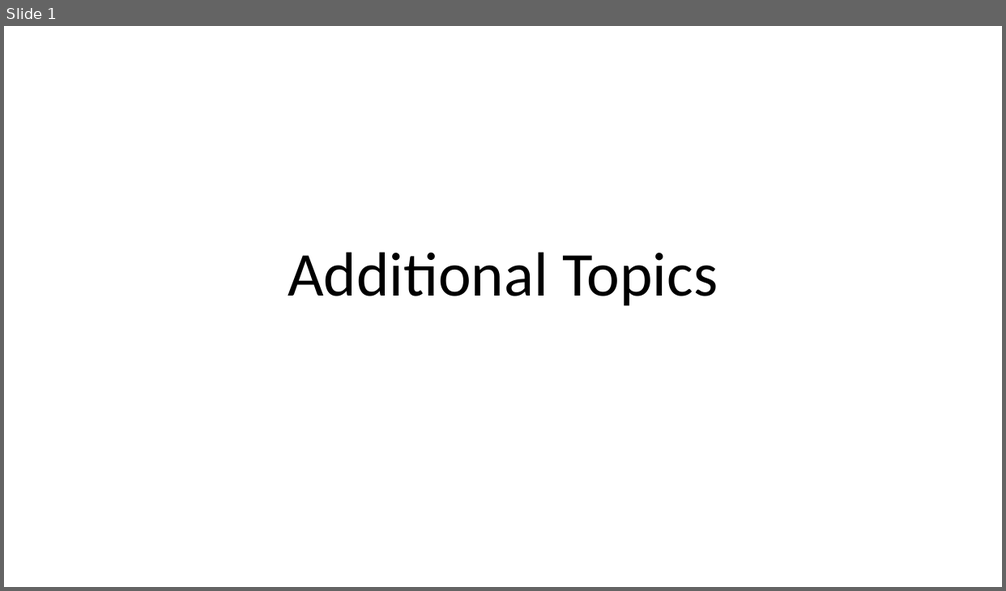
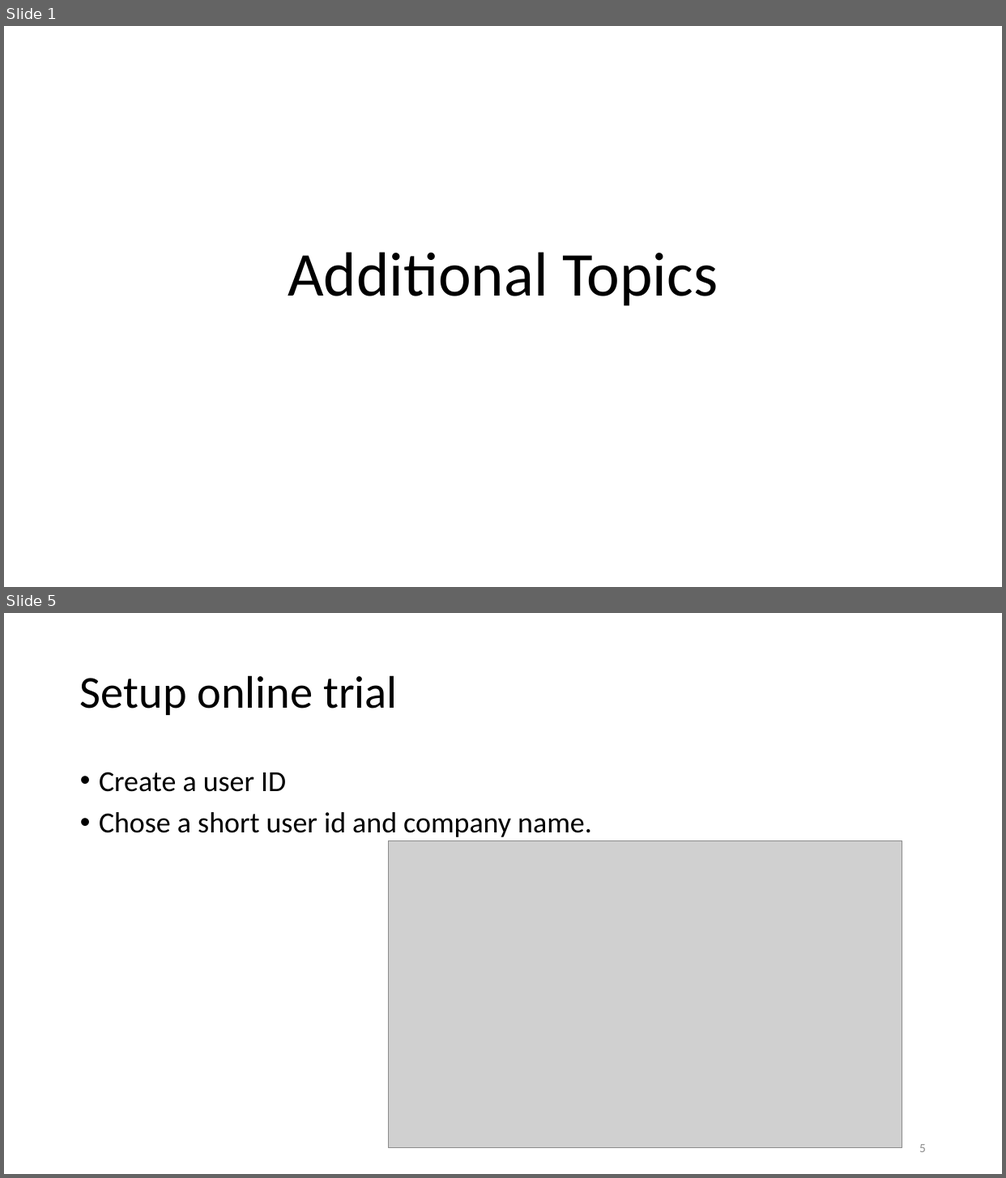
Before and after one commit to rogerhillgsy/CRMTraining, a slide deck: Documents/Additional Topics.pptx. Shown one above the other, each under a label of ours: slide 1 before the commit, slides 1 and 5 after it; the slides between them are not shown. The pictures are 1006x591 and 1006x1178 pixels, drawn with LibreOffice and Linux fonts; fonts in the diff are those of the drawing; grey boxes stand for pictures. Boxes give left, top, right and bottom in pixels: in the first picture for what was removed or moved away, otherwise in the second. Text is boxed around its words. In the diff, an @@ line names an element or a change of style, - is before the commit and + after.

Commit message:
WIP on review of slides and updating additional topics with step to set up afree online trial.

```diff
--- a/Documents/Additional Topics.pptx
+++ b/Documents/Additional Topics.pptx
@@ slide 5 added at [4, 613, 1002, 1174], background #FFFFFF @@
@@ title added at [80, 675, 397, 715], 44 pt, text #000000 @@
+Setup online trial
@@ text added at [99, 772, 592, 837], 28 pt, text #000000 @@
+• Create a user ID
+• Chose a short user id and company name.
@@ picture added at [388, 841, 901, 1148] @@
@@ page number added at [919, 1144, 926, 1152], 12 pt, text #8C8C8C @@
+5
```
Also in this commit, not shown: 6 slides changed, 4 other slides added, 1 other file.
